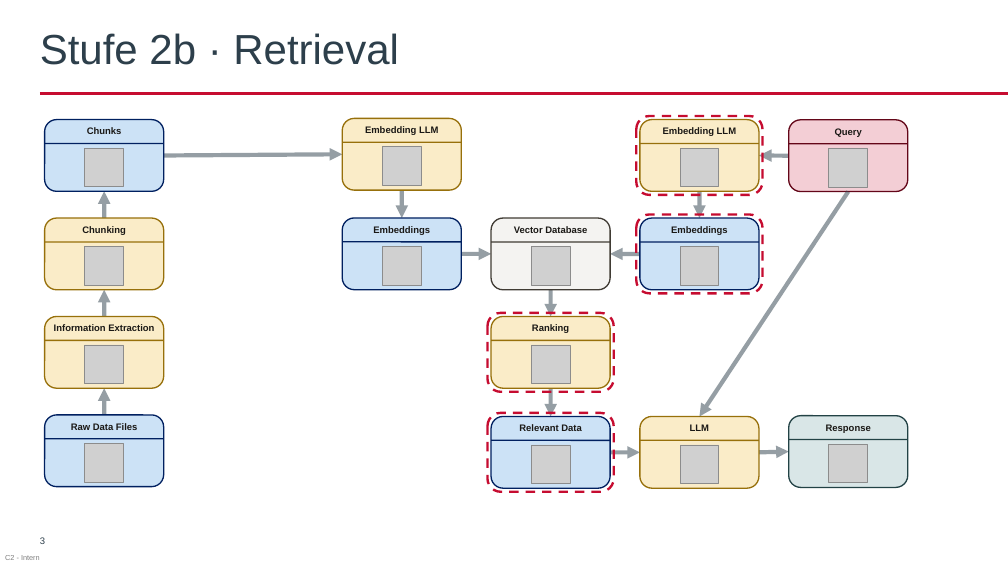
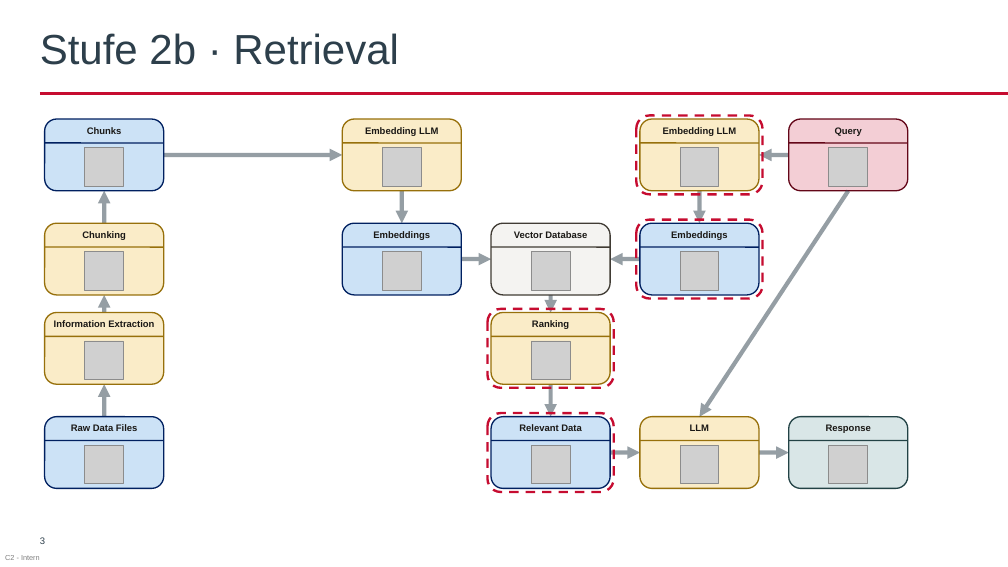
Before and after one commit to AkrosAG/RAG-Workshop, a slide deck: slide 3 of RAG_Workshop_Fokusfolien.pptx. Drawn at 1008x567 pixels with LibreOffice and Linux fonts; fonts in the diff are those of the drawing; grey boxes stand for pictures; background and template pictures are left out. Boxes give left, top, right and bottom in pixels: in the first picture for what was removed or moved away, otherwise in the second. Text is boxed around its words. In the diff, an @@ line names an element or a change of style, - is before the commit and + after.

```diff
--- a/RAG_Workshop_Fokusfolien.pptx
+++ b/RAG_Workshop_Fokusfolien.pptx
@@ arrow moved from (104, 218) - (104, 191) to (104, 223) - (104, 191) @@
@@ arrow moved from (402, 191) - (402, 218) to (402, 191) - (402, 223) @@
@@ arrow moved from (699, 191) - (699, 218) to (699, 191) - (699, 223) @@
@@ 5 rounded rectangles, 4 pictures, 4 lines, 2 arrows: place and size @@
-5 rounded rectangles, 4 pictures, 4 lines, 2 arrows at [45,215,763,293]
+5 rounded rectangles, 4 pictures, 4 lines, 2 arrows at [45,220,763,299]
@@ arrow moved from (104, 317) - (104, 290) to (104, 312) - (104, 295) @@
@@ arrow moved from (551, 290) - (551, 317) to (551, 295) - (551, 312) @@
@@ 3 rounded rectangles, 2 pictures, 2 lines: place and size @@
-3 rounded rectangles, 2 pictures, 2 lines at [45,313,614,392]
+3 rounded rectangles, 2 pictures, 2 lines at [45,309,614,388]
@@ arrow moved from (104, 415) - (104, 389) to (104, 417) - (104, 384) @@
@@ arrow moved from (551, 389) - (551, 417) to (551, 384) - (551, 417) @@
```
Also in this commit, not shown: 3 other slides changed, 1 other file.
